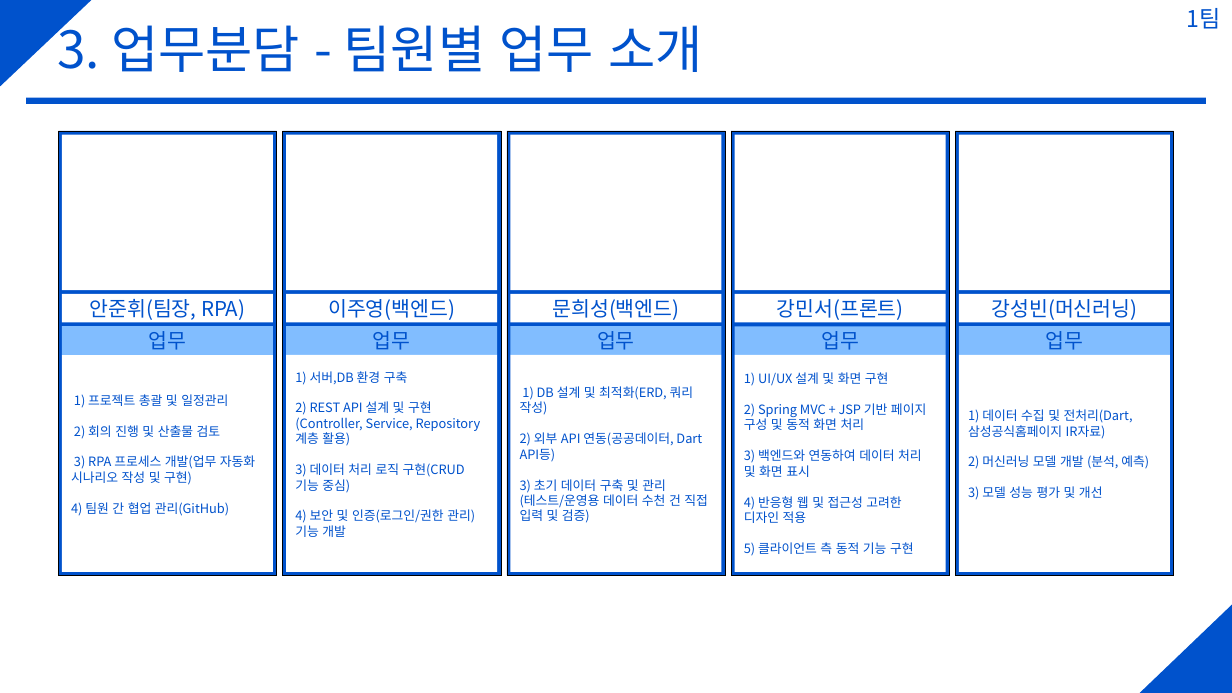
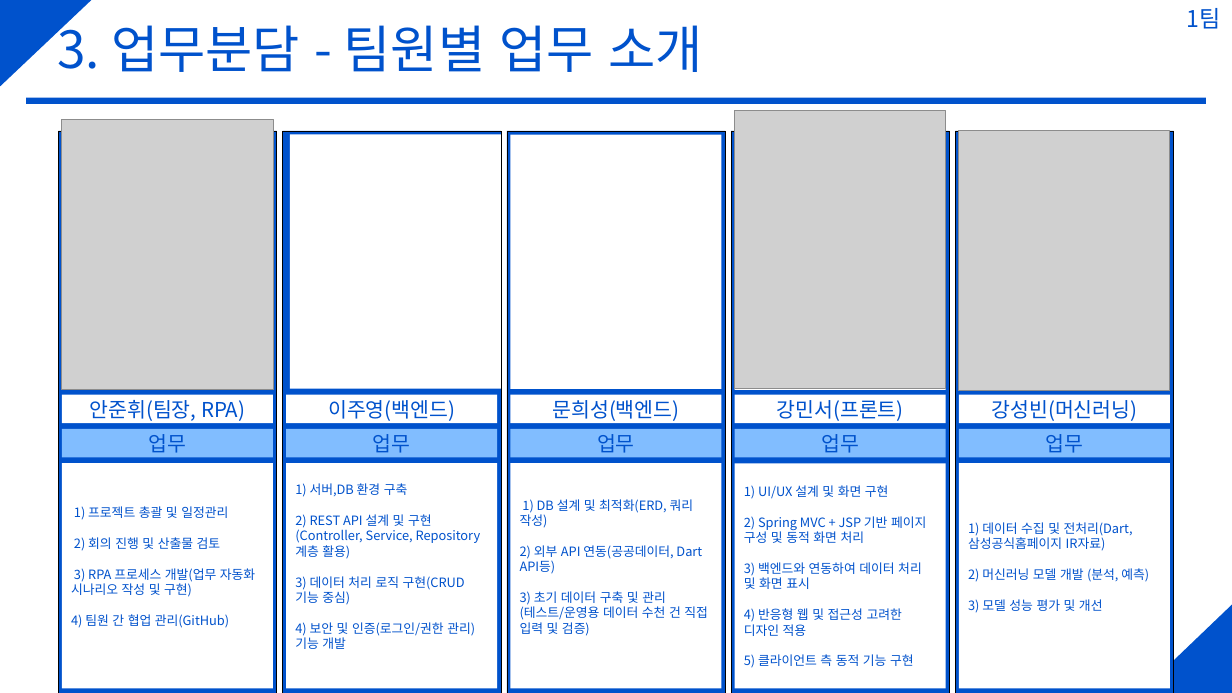
Before and after one commit to Anjunhiw/GlobalMainProject, a slide deck: slide 7 of 산출물/발표자료.pptx. Drawn at 1232x693 pixels with LibreOffice and Linux fonts; fonts in the diff are those of the drawing; grey boxes stand for pictures. Boxes give left, top, right and bottom in pixels: in the first picture for what was removed or moved away, otherwise in the second. Text is boxed around its words. In the diff, an @@ line names an element or a change of style, - is before the commit and + after.

Commit message:
업무분담 - 프로필 사진업로드(안준휘, 강민서, 강성빈)
업무분담 - 프로필 사진업로드(안준휘, 강민서, 강성빈)

```diff
--- a/산출물/발표자료.pptx
+++ b/산출물/발표자료.pptx
@@ picture added at [62,119,274,390] @@
@@ picture added at [735,110,946,388] @@
@@ rectangle: place and size @@
-rectangle at [58,131,276,576]
+rectangle at [58,131,276,693]
@@ rectangle: place and size @@
-rectangle at [62,135,273,290]
+rectangle at [62,135,273,389]
@@ rectangle: place and size @@
-rectangle at [283,131,501,576]
+rectangle at [283,131,501,693]
@@ rectangle: place and size @@
-rectangle at [287,135,497,290]
+rectangle at [290,134,501,388]
@@ rectangle: place and size @@
-rectangle at [507,131,726,576]
+rectangle at [507,131,726,693]
@@ rectangle: place and size @@
-rectangle at [510,135,721,290]
+rectangle at [510,135,721,389]
@@ rectangle: place and size @@
-rectangle at [731,131,949,576]
+rectangle at [731,131,949,693]
@@ rectangle: place and size @@
-rectangle at [735,135,945,290]
+rectangle at [735,135,945,390]
@@ rectangle: place and size @@
-rectangle at [956,131,1174,576]
+rectangle at [956,131,1174,693]
@@ rectangle: place and size @@
-rectangle at [959,135,1170,290]
+rectangle at [959,135,1170,389]
@@ picture added at [959,131,1170,391] @@
@@ 5 rectangles: place and size @@
-5 rectangles at [62,294,1170,323]
+5 rectangles at [62,395,1170,423]
@@ 5 rectangles: place and size @@
-5 rectangles at [62,326,1170,355]
+5 rectangles at [62,429,1170,457]
@@ rectangle "1) 프로젝트 총괄 및 일정관리": place and size @@
-rectangle "1) 프로젝트 총괄 및 일정관리" at [62,355,273,572]
+rectangle "1) 프로젝트 총괄 및 일정관리" at [62,463,273,689]
@@ rectangle "1) 서버,DB 환경 구축": place and size @@
-rectangle "1) 서버,DB 환경 구축" at [287,355,497,572]
+rectangle "1) 서버,DB 환경 구축" at [287,463,497,689]
@@ rectangle "1) DB 설계 및 최적화(ERD, ...": place and size @@
-rectangle "1) DB 설계 및 최적화(ERD, ..." at [510,355,721,572]
+rectangle "1) DB 설계 및 최적화(ERD, ..." at [510,463,721,689]
@@ rectangle "1) UI/UX 설계 및 화면 ...": place and size @@
-rectangle "1) UI/UX 설계 및 화면 ..." at [735,355,945,572]
+rectangle "1) UI/UX 설계 및 화면 ..." at [735,463,945,689]
@@ rectangle "1) 데이터 수집 및 전처리(Dart, ...": place and size @@
-rectangle "1) 데이터 수집 및 전처리(Dart, ..." at [959,355,1170,572]
+rectangle "1) 데이터 수집 및 전처리(Dart, ..." at [959,463,1170,689]
```
